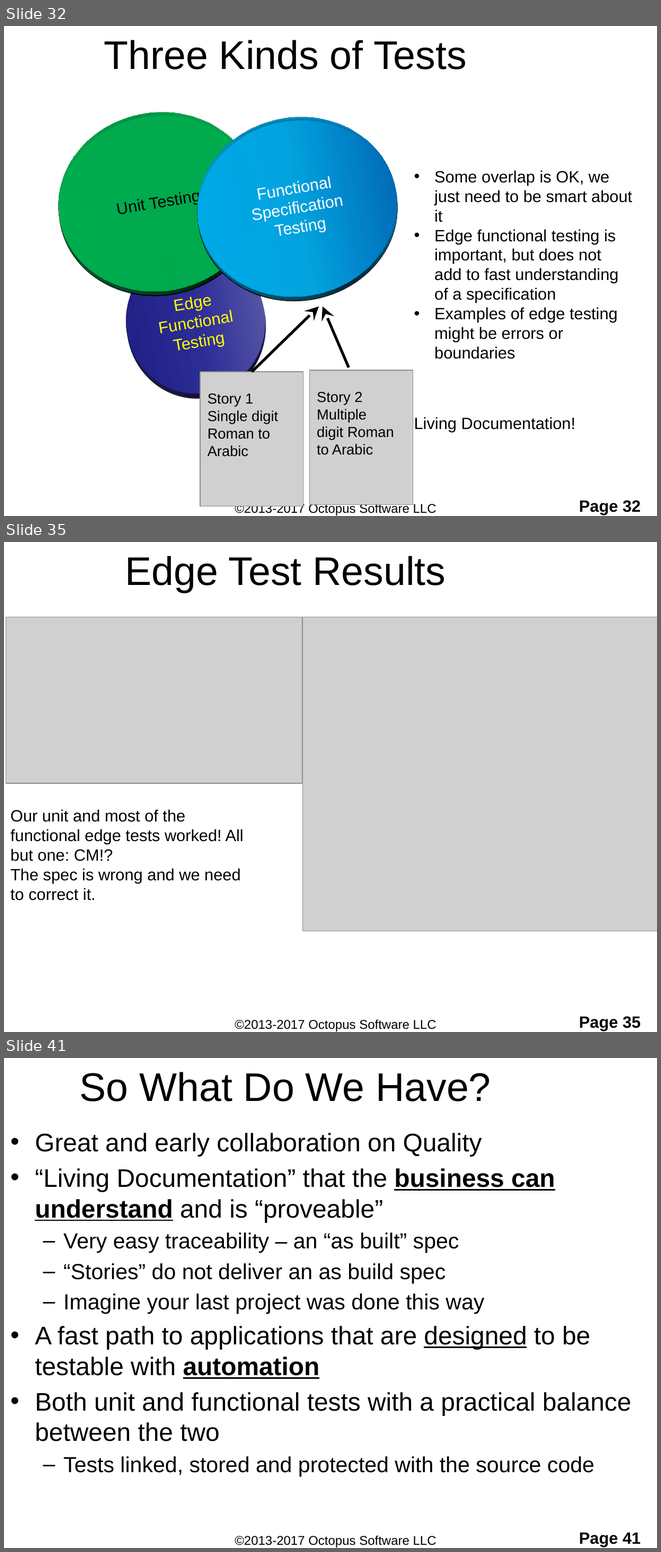
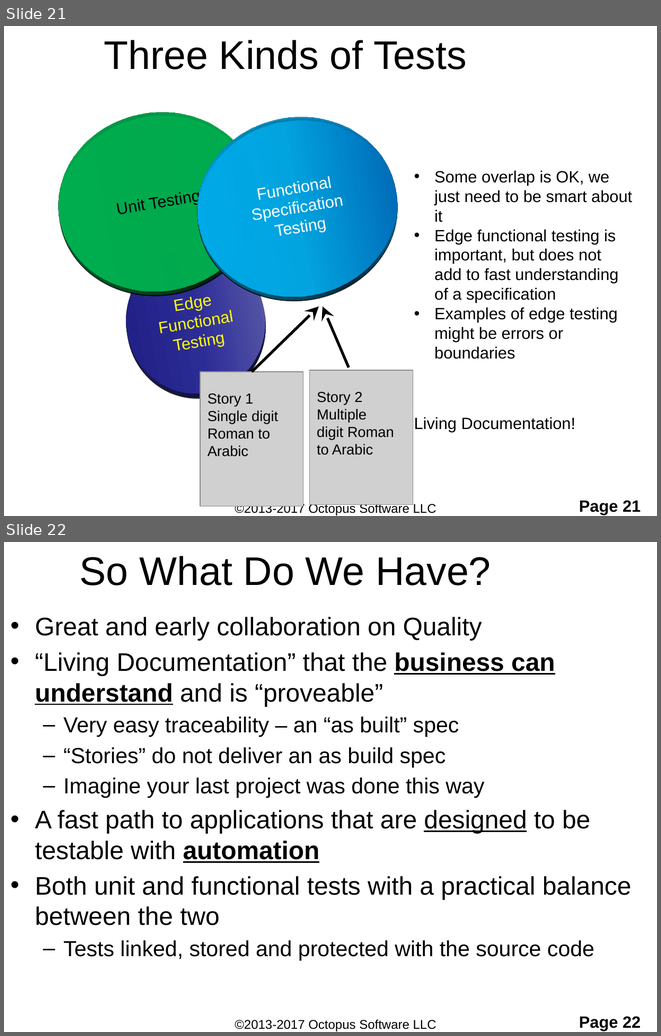
Before and after one commit to ShaneOctopus/RomanConversionStarting, a slide deck: workingFiles/TDD and BDD.pptx. Shown one above the other, each under a label of ours: slides 32, 35 and 41 before the commit, slides 21 and 22 after it; the slides between them are not shown. The pictures are 661x1552 and 661x1036 pixels, drawn with LibreOffice and Linux fonts; fonts in the diff are those of the drawing; grey boxes stand for pictures; background and template pictures are left out. Boxes give left, top, right and bottom in pixels: in the first picture for what was removed or moved away, otherwise in the second. Text is boxed around its words. In the diff, an @@ line names an element or a change of style, - is before the commit and + after.

```diff
--- a/workingFiles/TDD and BDD.pptx
+++ b/workingFiles/TDD and BDD.pptx
@@ slide 35 removed at (4, 542, 657, 1032), background #FFFFFF; not listed: 1 template element that a slide beside it also shows @@
@@ title removed at (125, 556, 445, 592) @@
-Edge Test Results
@@ picture removed at (6, 617, 302, 783) @@
@@ picture removed at (302, 617, 657, 930) @@
@@ text removed at (10, 809, 244, 900) @@
-Our unit and most of the functional edge tests worked! All but one: CM!?
-The spec is wrong and we need to correct it.
@@ text removed at (235, 1019, 436, 1031) @@
-©2013-2017 Octopus Software LLC
@@ what was slide 32 is now slide 21 @@
@@ page number at (579, 500, 641, 514): text changed @@
-Page 32
+Page 21
@@ what was slide 41 is now slide 22 @@
@@ page number at (579, 1016, 641, 1030): text changed @@
-Page 41
+Page 22
```
Also in this commit, not shown: 9 slides changed, 18 other slides removed, 1 other file.
